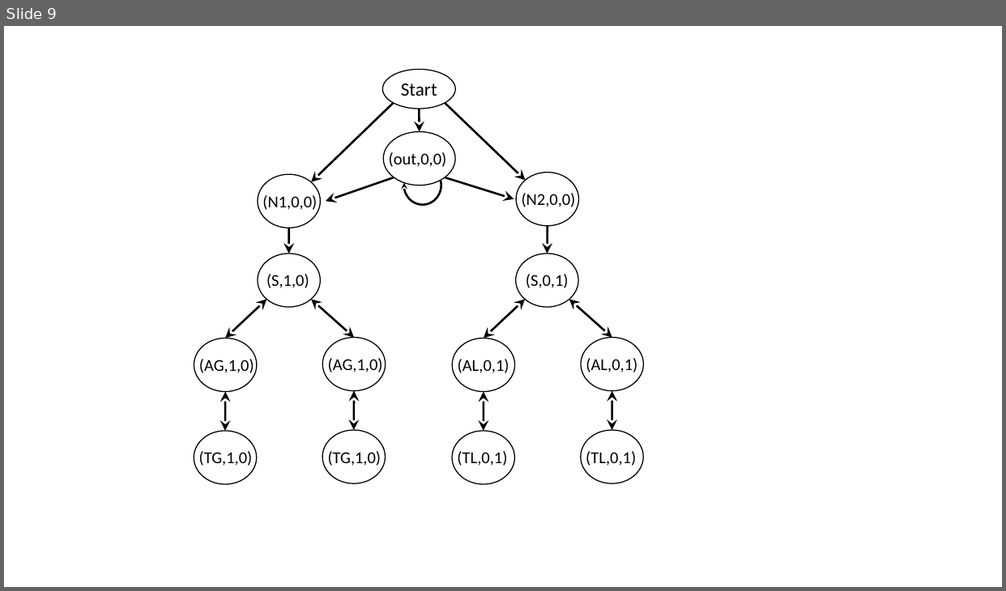
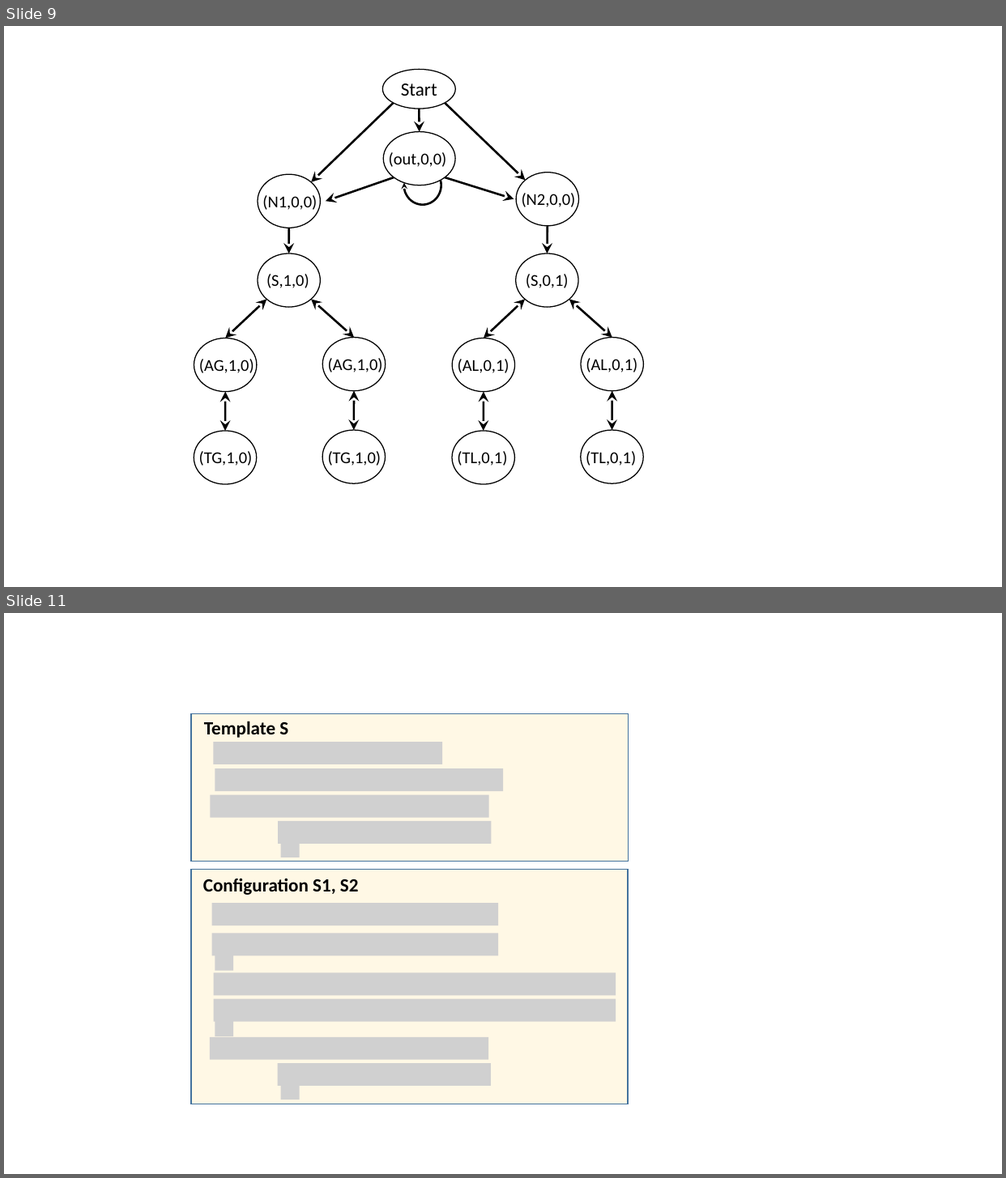
Before and after one commit to rabeckett/propane, a slide deck: paper/abstraction/figures/examples.pptx. Shown one above the other, each under a label of ours: slide 9 before the commit, slides 9 and 11 after it; the slides between them are not shown. The pictures are 1006x591 and 1006x1178 pixels, drawn with LibreOffice and Linux fonts; fonts in the diff are those of the drawing; grey boxes stand for pictures. Boxes give left, top, right and bottom in pixels: in the first picture for what was removed or moved away, otherwise in the second. Text is boxed around its words. In the diff, an @@ line names an element or a change of style, - is before the commit and + after.

```diff
--- a/paper/abstraction/figures/examples.pptx
+++ b/paper/abstraction/figures/examples.pptx
@@ slide 11 added at bbox=[4, 613, 1002, 1174], background #FFFFFF @@
@@ text added at bbox=[204, 721, 288, 738], 18 pt, text #000000, bold @@
+Template S
@@ group added at bbox=[191, 714, 629, 862]: 5 pictures, 1 rectangle @@
@@ text added at bbox=[203, 878, 359, 895], 18 pt, text #000000, bold @@
+Configuration S1, S2
@@ group added at bbox=[191, 870, 629, 1104]: 9 pictures, 1 rectangle @@
```
Also in this commit, not shown: 2 other files.
